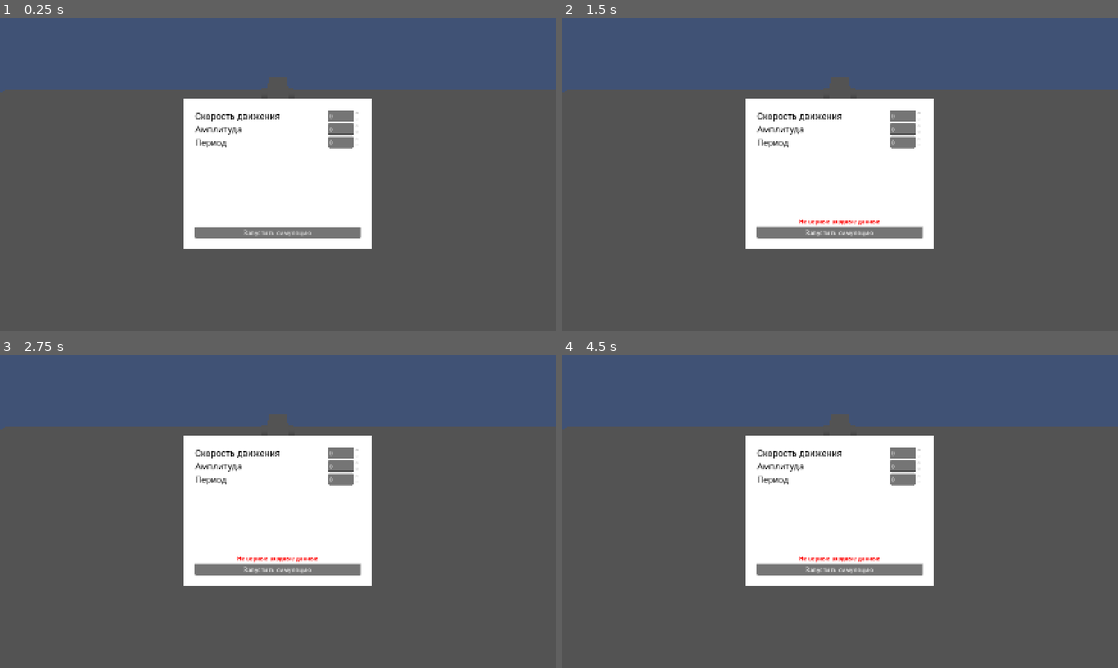
Above: before the commit, frames 1-4 (two rows, left to right).
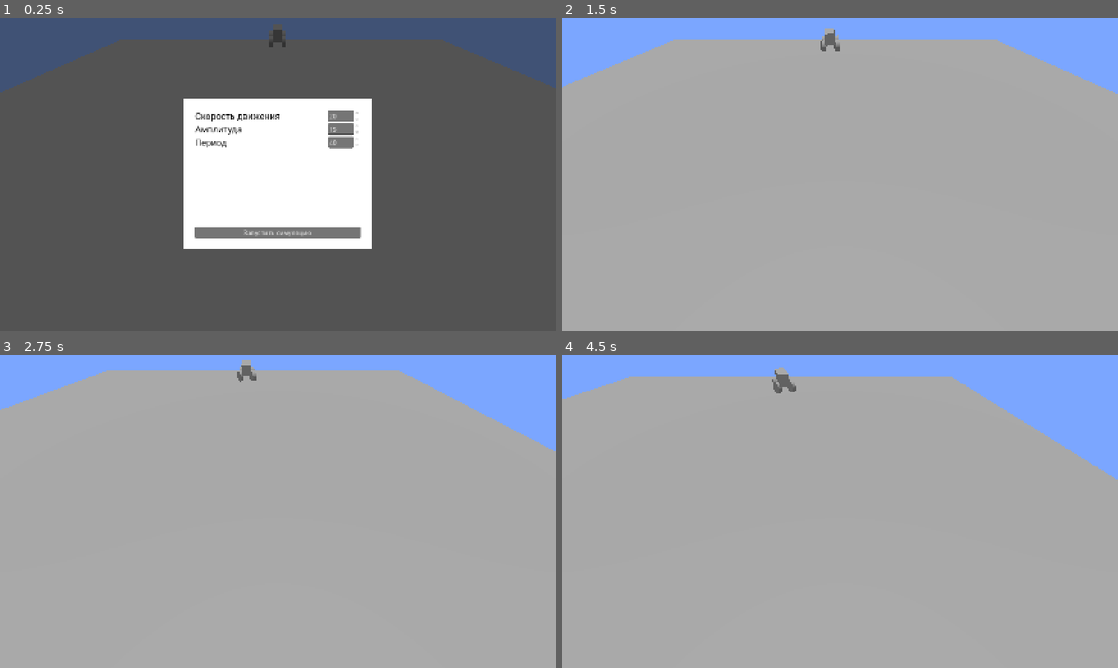
Above: after the commit, the same moments.

Repository: PistrunXvX/almaz-test-GUI
Game: Godot game, scene res://scenes/cargo_wheel.tscn
Two runs of this game, one before a commit and one after it. Both use one fixed random seed, a clock stepped at 60 frames per second and the inputs below. This scene is started directly instead of the project's main scene.
Inputs (mouse positions are in pixels of both pictures, inside the frame that each line leads up to):
- Up to frame 1 (0.25 s): no input
- Up to frame 2 (1.5 s): click "Запустить симуляцию" at 0.5 s; tap Enter at 1.25 s; move the mouse to (962, 158) at 1.27 s; hold D (move_right) from 1.28 s (still down)
- Up to frame 3 (2.75 s): move the mouse to (166, 527) at 2.02 s; release D (move_right) at 2.03 s; hold S (move_down) from 2.03 s (still down)
- Up to frame 4 (4.5 s): move the mouse to (895, 442) at 2.77 s; release S (move_down) at 2.78 s; hold D (move_right) 2.78-3.53 s; move the mouse to (812, 574) at 3.52 s; hold W (move_forward) 3.53-4.28 s; move the mouse to (1006, 558) at 4.27 s; hold A (move_left) from 4.28 s (still down)

The runs differ from the first frame. In frame 1, 13% of the frame differs, in the area x 1-100%, y 2-41%; in frame 2, 100%, in the area x 0-100%, y 0-100%; in frame 3, 100%; in frame 4, 100%.

Commit message:
add init params

Diff:
--- a/components/cargo/Plane.tscn
+++ b/components/cargo/Plane.tscn
@@ -1,10 +1,10 @@
 [gd_scene load_steps=3 format=3 uid="uid://dgrix67mayxlf"]
 
 [sub_resource type="BoxMesh" id="BoxMesh_wyo8d"]
-size = Vector3(40, 1, 100)
+size = Vector3(40, 1, 130)
 
 [sub_resource type="ConvexPolygonShape3D" id="ConvexPolygonShape3D_upaex"]
-points = PackedVector3Array(20, 0.5, 50, 20, -0.5, 50, 20, 0.5, -50, -20, 0.5, 50, -20, -0.5, 50, 20, -0.5, -50, -20, 0.5, -50, -20, -0.5, -50)
+points = PackedVector3Array(20, 0.5, 65, 20, -0.5, 65, 20, 0.5, -65, -20, 0.5, 65, -20, -0.5, 65, 20, -0.5, -65, -20, 0.5, -65, -20, -0.5, -65)
 
 [node name="Plane" type="StaticBody3D"]
 
--- a/components/cargo/PopupUi.tscn
+++ b/components/cargo/PopupUi.tscn
@@ -70,6 +70,7 @@
 unique_name_in_owner = true
 layout_mode = 2
 size_flags_horizontal = 10
+value = 20.0
 rounded = true
 
 [node name="HBoxContainer2" type="HBoxContainer" parent="ColorRect/MarginContainer/VBoxContainer"]
@@ -85,6 +86,7 @@
 unique_name_in_owner = true
 layout_mode = 2
 size_flags_horizontal = 10
+value = 15.0
 
 [node name="HBoxContainer3" type="HBoxContainer" parent="ColorRect/MarginContainer/VBoxContainer"]
 layout_mode = 2
@@ -98,6 +100,7 @@
 unique_name_in_owner = true
 layout_mode = 2
 size_flags_horizontal = 10
+value = 40.0
 
 [node name="HBoxContainer5" type="HBoxContainer" parent="ColorRect/MarginContainer/VBoxContainer"]
 layout_mode = 2
--- a/scenes/cargo_wheel.tscn
+++ b/scenes/cargo_wheel.tscn
@@ -27,7 +27,7 @@
 [node name="Cargo" parent="." node_paths=PackedStringArray("path_follow") instance=ExtResource("2_q0ijd")]
 unique_name_in_owner = true
 process_mode = 1
-transform = Transform3D(0.99999994, 0, 0, 0, 1, 0, 0, 0, 0.99999994, -0.10431965, 1.3531194, 4.361431)
+transform = Transform3D(0.99999994, 0, 0, 0, 1, 0, 0, 0, 0.99999994, -0.10431965, 1.3531194, -11.298859)
 path_follow = NodePath("../Path3D/PathFollow3D")
 path_speed = 1.0
 engine_power = 30.0
@@ -44,11 +44,11 @@
 
 [node name="Path3D" type="Path3D" parent="."]
 unique_name_in_owner = true
-transform = Transform3D(1, 0, 0, 0, 1, 0, 0, 0, 1, 0, 1.5331144, 7.2037277)
+transform = Transform3D(1, 0, 0, 0, 1, 0, 0, 0, 1, 0, 1.5331144, -7.4995575)
 curve = SubResource("Curve3D_k5243")
 debug_custom_color = Color(0.74509805, 0, 0, 1)
 script = ExtResource("4_wl61e")
-points_count = 100
+points_count = 50
 
 [node name="PathFollow3D" type="PathFollow3D" parent="Path3D"]
 transform = Transform3D(-0.4540046, 0, 0.89099926, 0, 1, 0, -0.89099926, 0, -0.4540046, 12.099118, 0, 77.46382)
--- a/scripts/Cargo/cargo.gd
+++ b/scripts/Cargo/cargo.gd
@@ -4,9 +4,9 @@
 @export var path_speed: float = 10.0
 @export var engine_power: float = 80.0
 
-var _max_steer: float = 0.5
-var _steer_sensitivity: float = 2.0
-var _steer_lerp: float = 5.0
+var _max_steer: float = 0.5 #максимальный угол поворота передних колёс
+var _steer_sensitivity: float = 10.0 #чувствительность руля
+var _steer_lerp: float = 5.0 #плавность поворота руля
 
 func _physics_process(delta: float) -> void:
 	if path_follow == null:
--- a/scripts/Cargo/popup_ui.gd
+++ b/scripts/Cargo/popup_ui.gd
@@ -8,9 +8,9 @@
 
 signal start_simulation(speed: float, amplitude: float, period: float)
 
-var _speed: float = 0
-var _amplitude: float = 0
-var _period: float = 0
+var _speed: float = 20
+var _amplitude: float = 15
+var _period: float = 40
 
 func _ready() -> void:
 	speed_input.value_changed.connect(_on_speed_input_value_changed)
